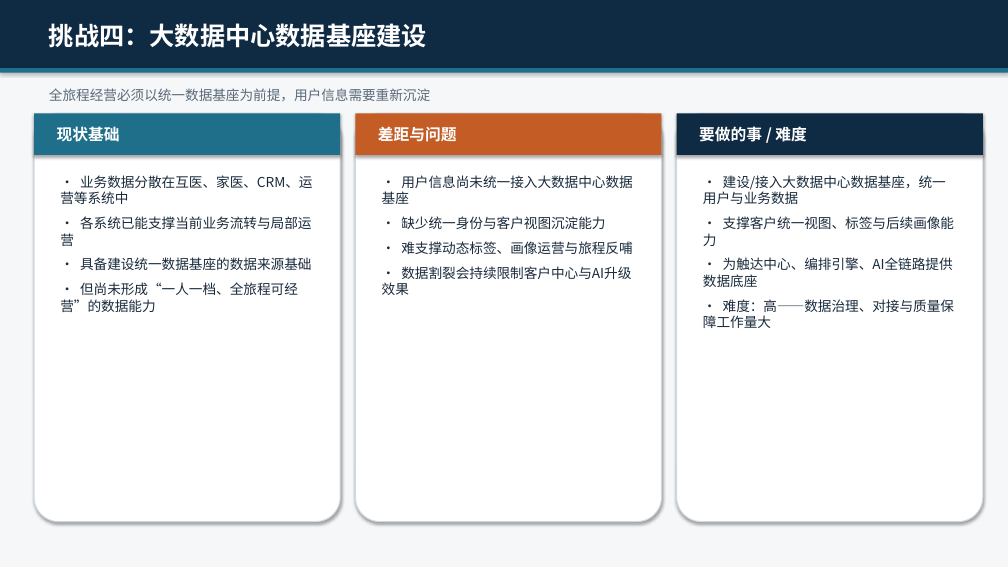
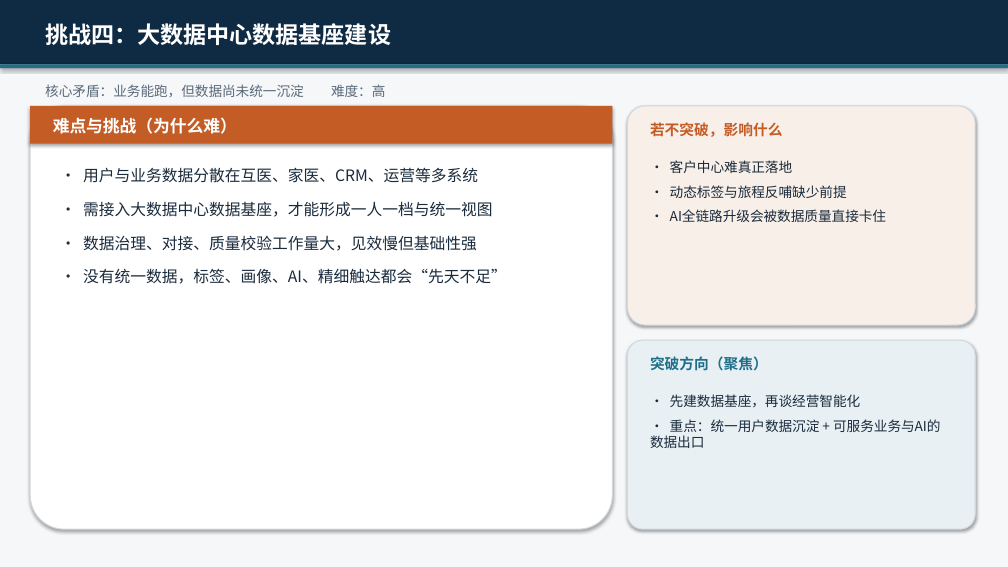
Before and after one commit to geihei/carWebSite, a slide deck: slide 5 of deliverables/互联网医疗_业务能力与关键改造汇报.pptx (slide 7 before the commit). Drawn at 1008x567 pixels with LibreOffice and Linux fonts; fonts in the diff are those of the drawing. Boxes give left, top, right and bottom in pixels: in the first picture for what was removed or moved away, otherwise in the second. Text is boxed around its words. In the diff, an @@ line names an element or a change of style, - is before the commit and + after.

```diff
--- a/deliverables/互联网医疗_业务能力与关键改造汇报.pptx
+++ b/deliverables/互联网医疗_业务能力与关键改造汇报.pptx
@@ rectangle: place and size @@
-rectangle at bbox=[0, 0, 1008, 68]
+rectangle at bbox=[0, 0, 1008, 64]
@@ text "挑战四：大数据中心数据基座建设" at bbox=[45, 23, 391, 45]: size 24 to 22 pt @@
@@ rectangle: place and size @@
-rectangle at bbox=[0, 68, 1008, 73]
+rectangle at bbox=[0, 64, 1008, 68]
@@ text at bbox=[45, 84, 385, 97]: text changed @@
-全旅程经营必须以统一数据基座为前提，用户信息需要重新沉淀
+核心矛盾：业务能跑，但数据尚未统一沉淀 难度：高
@@ rounded rectangle: place and size @@
-rounded rectangle at bbox=[34, 113, 340, 522]
+rounded rectangle at bbox=[30, 106, 613, 529]
@@ rectangle: place and size @@
-rectangle at bbox=[34, 113, 340, 155]
+rectangle at bbox=[30, 106, 613, 144]
@@ rectangle at bbox=[30, 106, 613, 144]: fill #1F6F8B to #C45C26 @@
@@ text at bbox=[53, 117, 237, 134]: text changed; size 15 to 16 pt @@
-现状基础
+难点与挑战（为什么难）
@@ rectangle removed at bbox=[355, 113, 662, 155] @@
@@ rounded rectangle: place and size @@
-rounded rectangle at bbox=[355, 113, 662, 522]
+rounded rectangle at bbox=[628, 106, 975, 325]
@@ rounded rectangle at bbox=[628, 106, 975, 325]: fill #FFFFFF to #F8EFE8 @@
@@ rounded rectangle removed at bbox=[677, 113, 983, 522] @@
@@ rectangle removed at bbox=[677, 113, 983, 155] @@
@@ text removed at bbox=[378, 126, 457, 142] @@
-差距与问题
@@ text added at bbox=[650, 122, 783, 137], 14 pt, text #C45C26, bold @@
+若不突破，影响什么
@@ text removed at bbox=[699, 124, 806, 145] @@
-要做的事 / 难度
@@ text at bbox=[83, 167, 507, 284]: text changed; size 13 to 15 pt @@
-• 业务数据分散在互医、家医、CRM、运营等系统中
-• 各系统已能支撑当前业务流转与局部运营
-• 具备建设统一数据基座的数据来源基础
-• 但尚未形成“一人一档、全旅程可经营”的数据能力
+• 用户与业务数据分散在互医、家医、CRM、运营等多系统
+• 需接入大数据中心数据基座，才能形成一人一档与统一视图
+• 数据治理、对接、质量校验工作量大，见效慢但基础性强
+• 没有统一数据，标签、画像、AI、精细触达都会“先天不足”
@@ text removed at bbox=[382, 175, 632, 279] @@
-• 用户信息尚未统一接入大数据中心数据基座
-• 缺少统一身份与客户视图沉淀能力
-• 难支撑动态标签、画像运营与旅程反哺
-• 数据割裂会持续限制客户中心与AI升级效果
@@ text added at bbox=[670, 160, 886, 222], 13 pt, text #1A2B3C @@
+• 客户中心难真正落地
+• 动态标签与旅程反哺缺少前提
+• AI全链路升级会被数据质量直接卡住
@@ text removed at bbox=[703, 175, 954, 328] @@
-• 建设/接入大数据中心数据基座，统一用户与业务数据
-• 支撑客户统一视图、标签与后续画像能力
-• 为触达中心、编排引擎、AI全链路提供数据底座
-• 难度：高——数据治理、对接与质量保障工作量大
@@ rounded rectangle added at bbox=[628, 340, 975, 529], fill #E8F0F4, outline #D0D8E0 1 pt @@
@@ text added at bbox=[650, 356, 768, 371], 14 pt, text #1F6F8B, bold @@
+突破方向（聚焦）
@@ text added at bbox=[670, 394, 941, 436], 13 pt, text #1A2B3C @@
+• 先建数据基座，再谈经营智能化
+• 重点：统一用户数据沉淀 + 可服务业务与AI的数据出口
```
Also in this commit, not shown: 2 other slides changed, 4 slides added, 6 slides removed.
